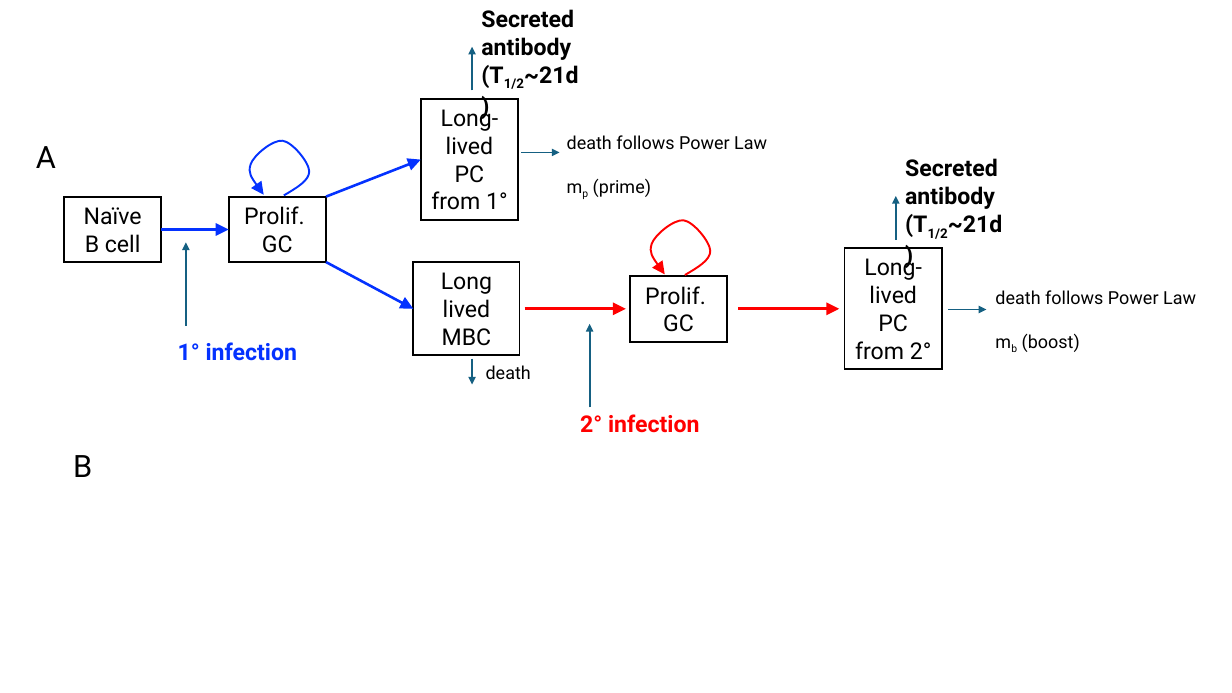
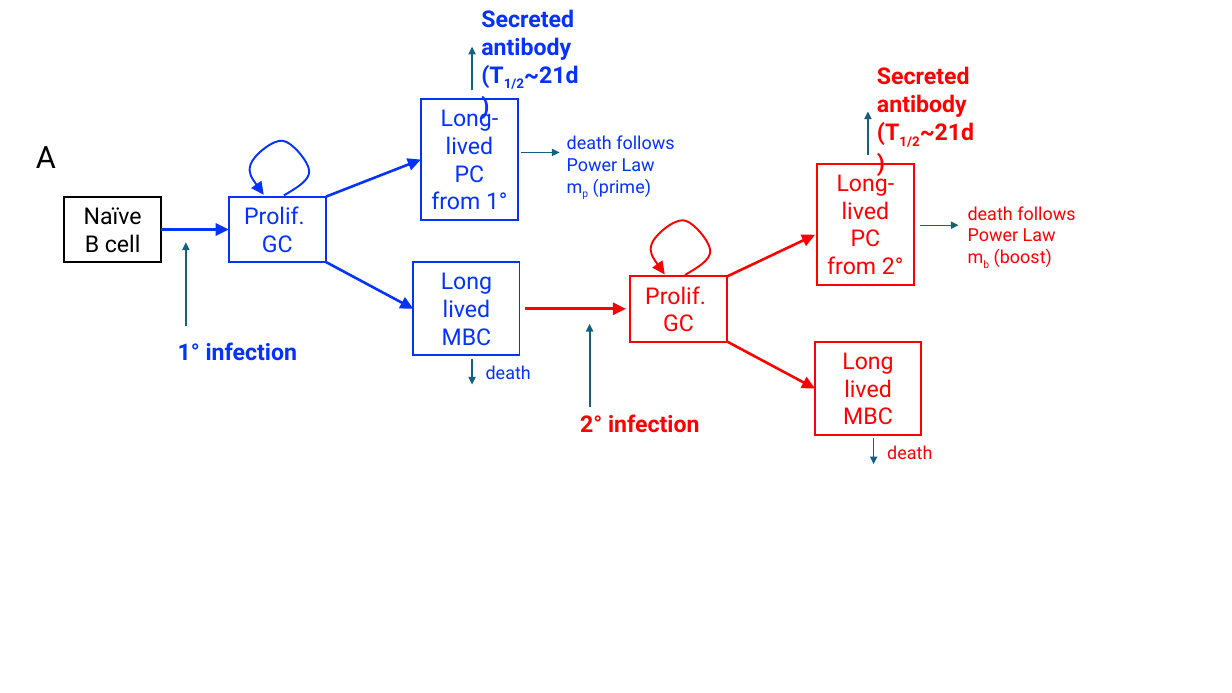
Before and after one commit to CoraHirst/waning_limitations, a slide deck: slide 5 of Theory/products/grant_figs/GrantFigs.pptx. Drawn at 1232x693 pixels with LibreOffice and Linux fonts; fonts in the diff are those of the drawing. Boxes give left, top, right and bottom in pixels: in the first picture for what was removed or moved away, otherwise in the second. Text is boxed around its words. In the diff, an @@ line names an element or a change of style, - is before the commit and + after.

Commit message:
Updates grant figures, including new prime-boost scheme

```diff
--- a/Theory/products/grant_figs/GrantFigs.pptx
+++ b/Theory/products/grant_figs/GrantFigs.pptx
@@ text "Secreted antibody" at bbox=[481, 9, 578, 89]: text colour #000000 to #0432FF @@
@@ text "Secreted antibody": place and size @@
-text "Secreted antibody" at bbox=[905, 158, 1002, 239]
+text "Secreted antibody" at bbox=[877, 66, 974, 147]
@@ text "Secreted antibody" at bbox=[877, 66, 974, 147]: text colour #000000 to #FF0000 @@
@@ arrow moved from (897, 239) - (897, 196) to (868, 155) - (868, 112) @@
@@ text at bbox=[567, 135, 674, 197]: text changed; text colour #000000 to #0432FF @@
-death follows Power Law
-mp (prime)
+death follows
+Power Law
+mp (prime)
@@ rectangle "Long-lived PC from 2°" at bbox=[817, 164, 914, 285]: text colour #000000 to #FF0000; outline #000000 1.5 pt to #FF0000 1.5 pt @@
@@ rectangle "Long-lived PC from 2°": place and size @@
-rectangle "Long-lived PC from 2°" at bbox=[845, 249, 942, 370]
+rectangle "Long-lived PC from 2°" at bbox=[817, 164, 914, 285]
@@ text at bbox=[968, 206, 1075, 267]: text changed; text colour #000000 to #FF0000 @@
-death follows Power Law
-mb (boost)
+death follows
+Power Law
+mb (boost)
@@ arrow moved from (738, 309) - (839, 309) to (727, 276) - (815, 235) @@
@@ arrow moved from (948, 310) - (987, 310) to (921, 226) - (958, 226) @@
@@ text colour #000000 to #0432FF; outline #000000 1.5 pt to #0432FF 1.5 pt in 3 elements at bbox=[228, 197, 325, 262], bbox=[421, 99, 518, 220], bbox=[413, 262, 519, 356] @@
@@ rectangle "Prolif. GC" at bbox=[630, 276, 727, 342]: text colour #000000 to #FF0000; outline #000000 1.5 pt to #FF0000 1.5 pt @@
@@ text "death" at bbox=[486, 365, 531, 379]: text colour #000000 to #0432FF @@
@@ arrow added from (728, 342) to (815, 389), #FF0000 2 pt @@
@@ rectangle added at bbox=[815, 342, 921, 435], fill #FFFFFF, outline #FF0000 1.5 pt, 18 pt, text #FF0000 @@
+Long lived MBC
@@ arrow added from (874, 438) to (874, 464), #156082 1 pt @@
@@ text added at bbox=[887, 445, 932, 459], 14 pt, text #FF0000 @@
+death
@@ text removed at bbox=[73, 455, 92, 477] @@
-B
```
Also in this commit, not shown: 1 other slide changed, 7 other files.
